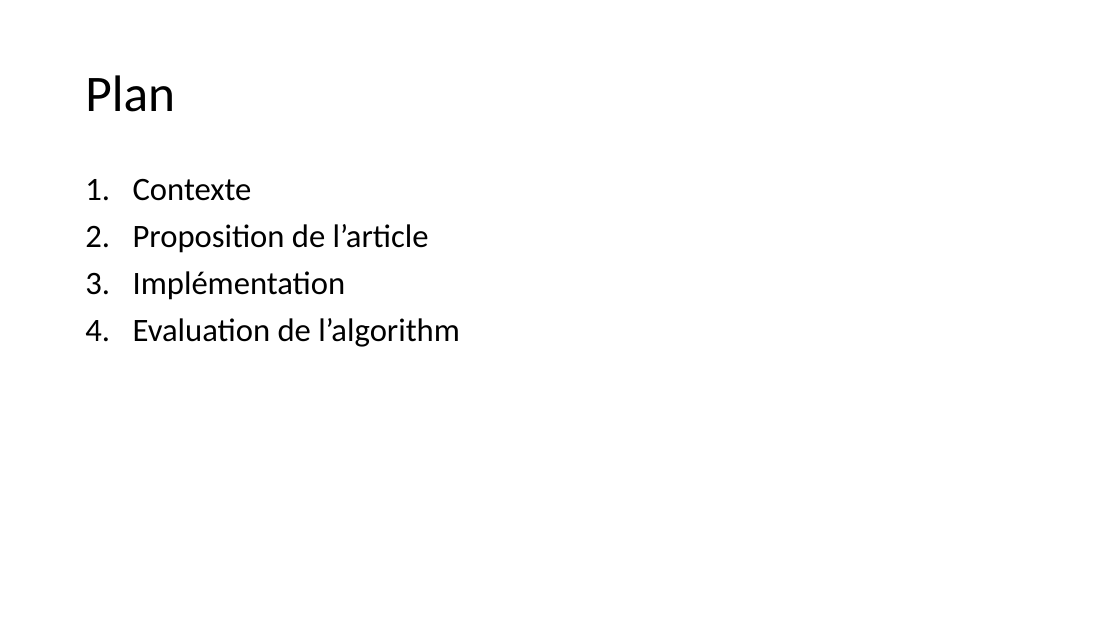
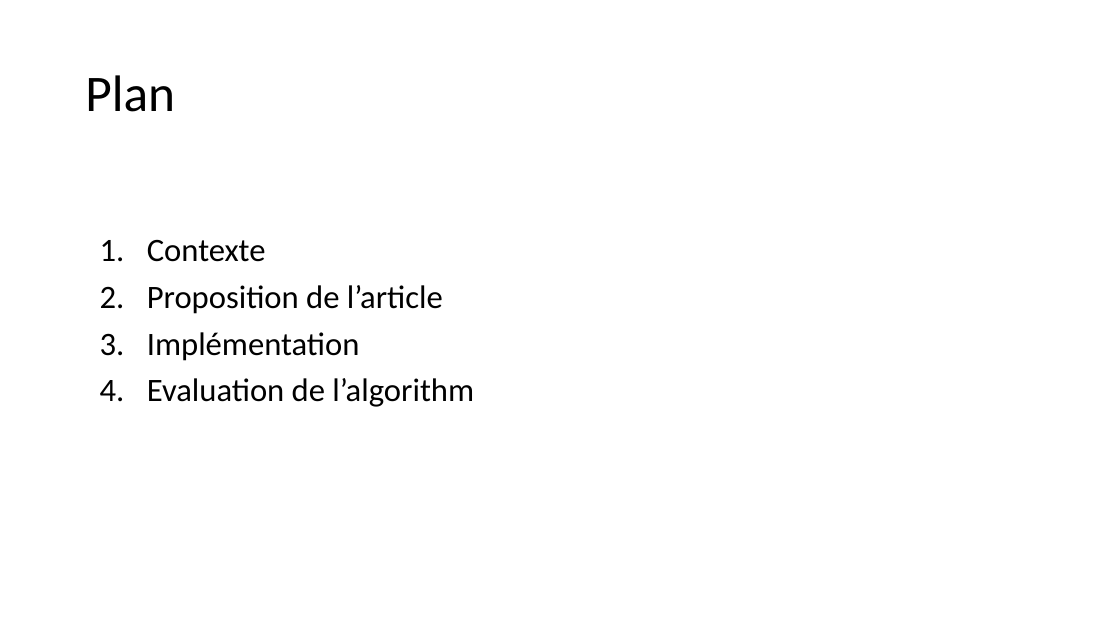
Before and after one commit to Al-th/MVA_Npm, a slide deck: slide 2 of Soutenance/Generalized-ICP - Nico.pptx. Drawn at 1120x630 pixels with LibreOffice and Linux fonts; fonts in the diff are those of the drawing. Boxes give left, top, right and bottom in pixels: in the first picture for what was removed or moved away, otherwise in the second. Text is boxed around its words. In the diff, an @@ line names an element or a change of style, - is before the commit and + after.

```diff
--- a/Soutenance/Generalized-ICP - Nico.pptx
+++ b/Soutenance/Generalized-ICP - Nico.pptx
@@ text "Contexte": place and size @@
-text "Contexte" at <box>133,178,460,347</box>
+text "Contexte" at <box>147,240,474,407</box>
```
Also in this commit, not shown: 2 other slides changed.
